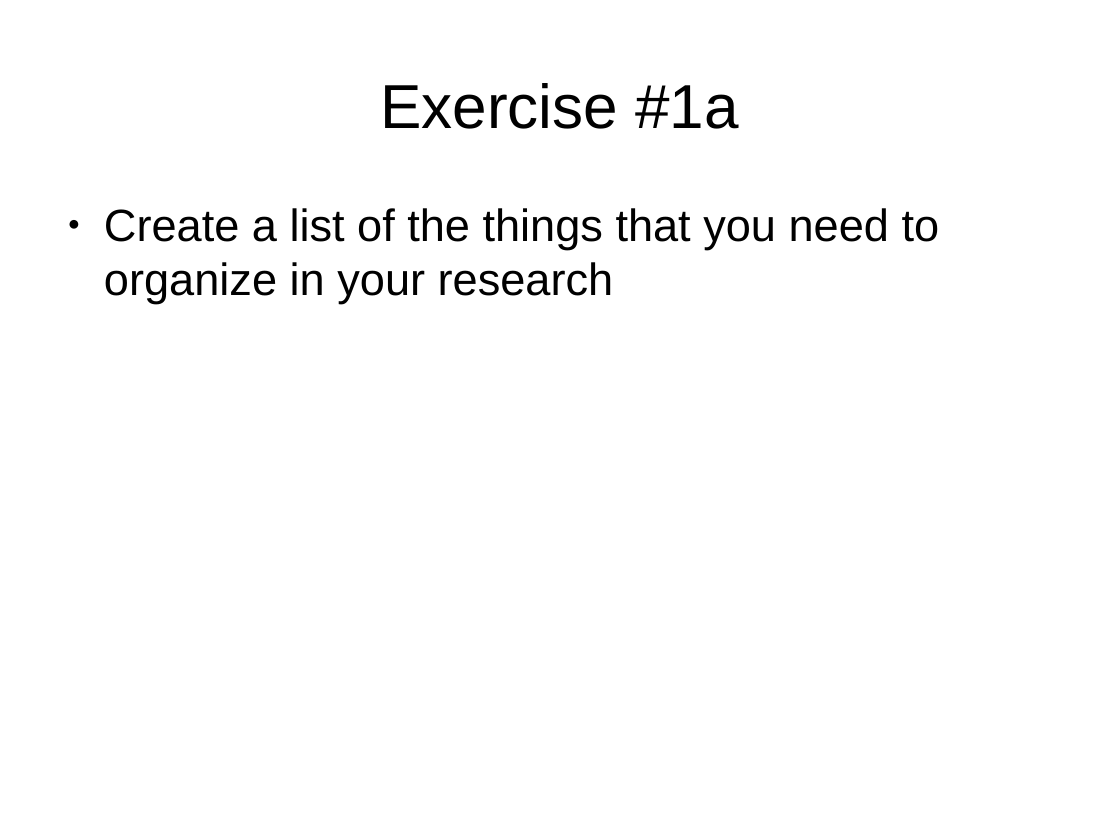
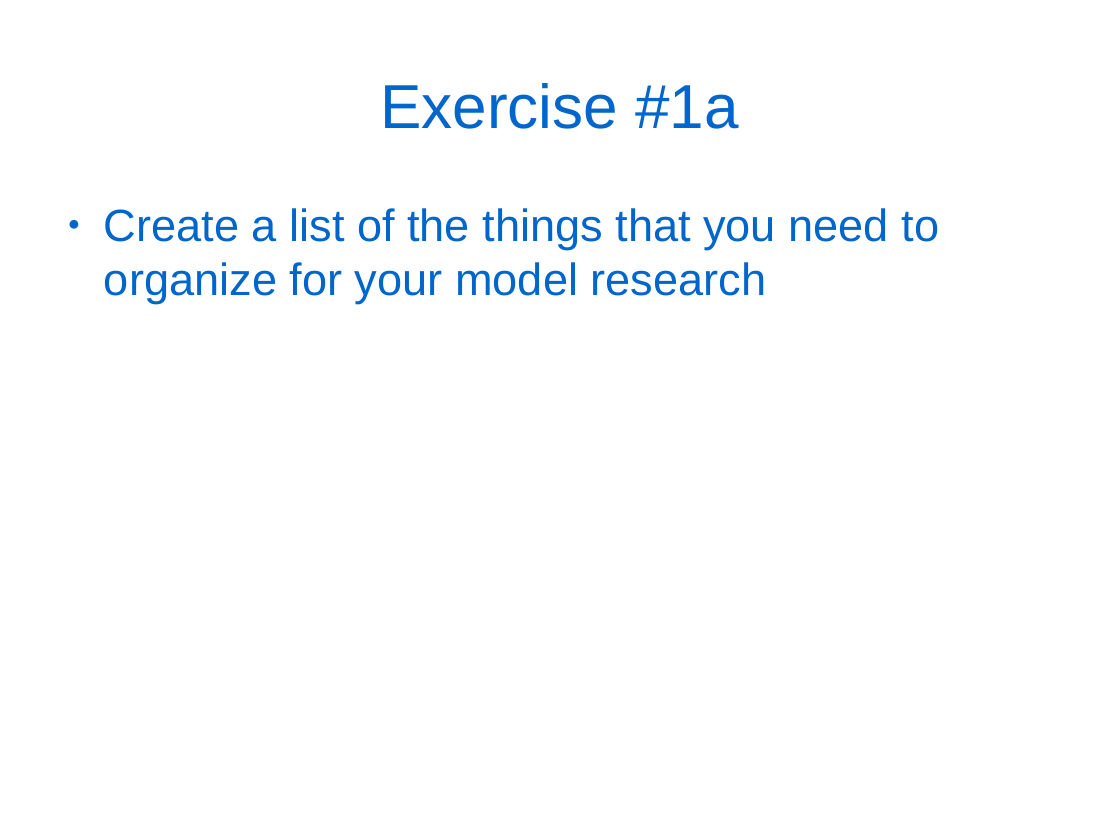
Before and after one commit to douglatornell/UQAR-Winter-School, a slide deck: slide 30 of slides.odp (slide 32 before the commit). Drawn at 1120x840 pixels with LibreOffice and Linux fonts; fonts in the diff are those of the drawing. Boxes give left, top, right and bottom in pixels: in the first picture for what was removed or moved away, otherwise in the second. Text is boxed around its words. In the diff, an @@ line names an element or a change of style, - is before the commit and + after.

```diff
--- a/slides.odp
+++ b/slides.odp
@@ title "Exercise #1a" at bbox=[380, 83, 739, 129]: text colour #000000 to #0066CC @@
@@ text at bbox=[104, 208, 940, 304]: text changed; text colour #000000 to #0066CC @@
-● Create a list of the things that you need to organize in your research
+● Create a list of the things that you need to organize for your model research
```
Also in this commit, not shown: 5 other slides changed, 25 slides added, 9 slides removed, 2 other files.
